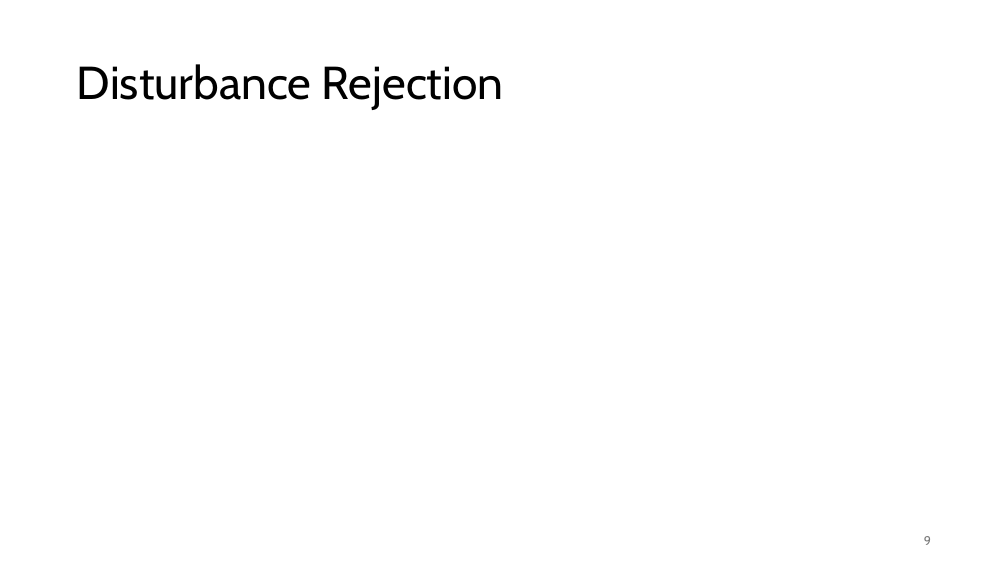
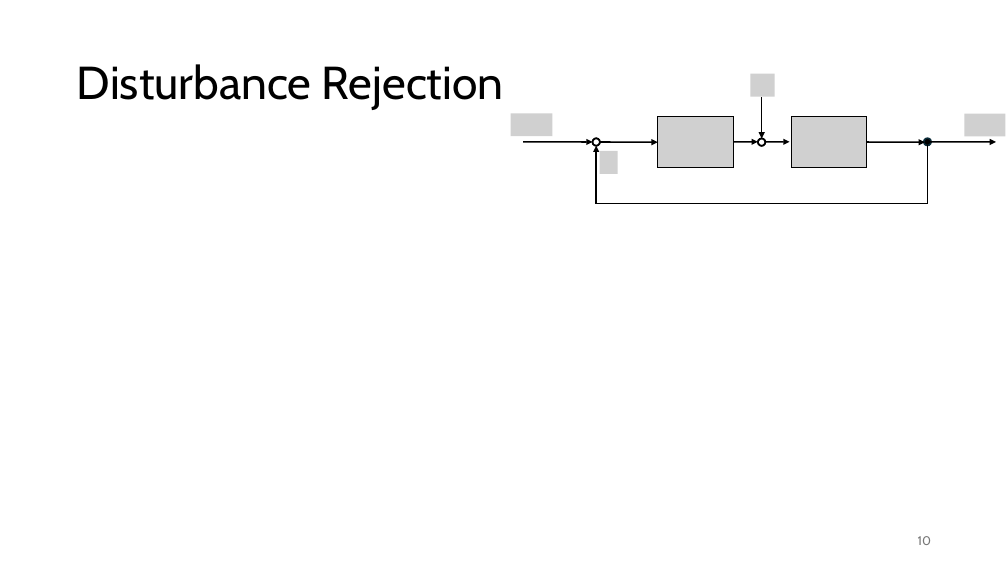
Before and after one commit to FelixWick/control_engineering, a slide deck: slide 10 of slides/5_controller_design.pptx (slide 9 before the commit). Drawn at 1008x567 pixels with LibreOffice and Linux fonts; fonts in the diff are those of the drawing; grey boxes stand for pictures. Boxes give left, top, right and bottom in pixels: in the first picture for what was removed or moved away, otherwise in the second. Text is boxed around its words. In the diff, an @@ line names an element or a change of style, - is before the commit and + after.

```diff
--- a/slides/5_controller_design.pptx
+++ b/slides/5_controller_design.pptx
@@ group added at (x1=510, y1=73, x2=1006, y2=203): 8 arrows, 6 pictures, 2 lines, 2 donuts, 1 ellipse @@
@@ page number at (x1=918, y1=536, x2=931, y2=545): text changed @@
-9
+10
```
Also in this commit, not shown: 12 other slides changed, 9 slides added, 4 other files.
